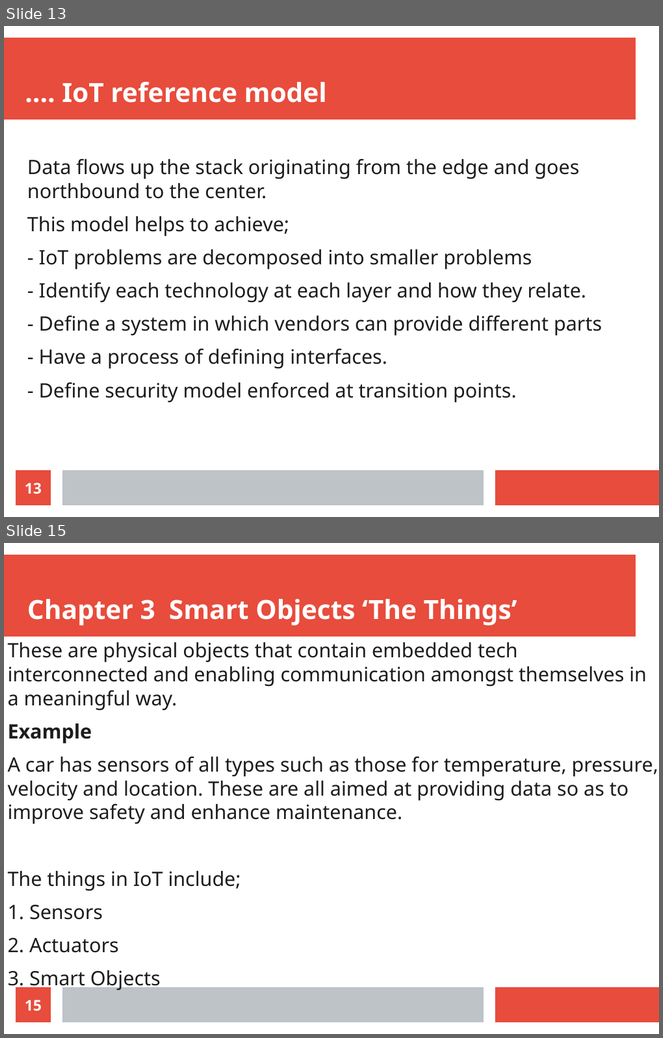
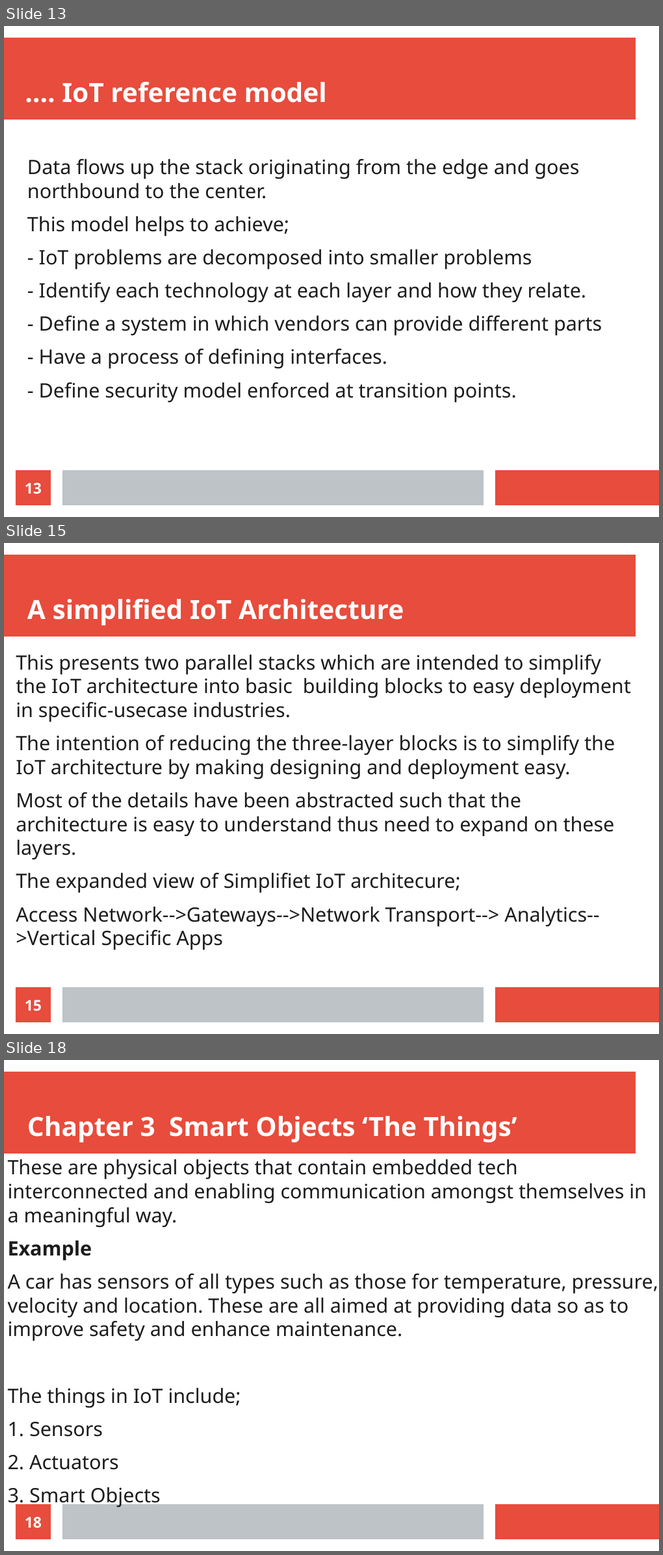
Before and after one commit to Dihfahsih1/Masters-Software-Engineering, a slide deck: yr-sem1/IoT/Chapter 2 and 3 slides.odp. Shown one above the other, each under a label of ours: slides 13 and 15 before the commit, slides 13, 15 and 18 after it; the slides between them are not shown. The pictures are 663x1038 and 663x1555 pixels, drawn with LibreOffice and Linux fonts; fonts in the diff are those of the drawing. Boxes give left, top, right and bottom in pixels: in the first picture for what was removed or moved away, otherwise in the second. Text is boxed around its words. In the diff, an @@ line names an element or a change of style, - is before the commit and + after.

```diff
--- a/yr-sem1/IoT/Chapter 2 and 3 slides.odp
+++ b/yr-sem1/IoT/Chapter 2 and 3 slides.odp
@@ slide 15 added at box(4, 543, 659, 1034), background #FFFFFF; not listed: 3 template elements that a slide beside it also shows @@
@@ title added at box(27, 599, 404, 626), 32 pt, text #FFFFFF, bold @@
+A simplified IoT Architecture
@@ text added at box(16, 654, 631, 951), 24.1 pt, text #1C1C1C @@
+This presents two parallel stacks which are intended to simplify the IoT architecture into basic building blocks to easy deployment in specific-usecase industries.
+The intention of reducing the three-layer blocks is to simplify the IoT architecture by making designing and deployment easy.
+Most of the details have been abstracted such that the architecture is easy to understand thus need to expand on these layers.
+The expanded view of Simplifiet IoT architecure;
+Access Network-->Gateways-->Network Transport--> Analytics-->Vertical Specific Apps
@@ page number added at box(16, 988, 51, 1023), fill #E74C3C, 18 pt, text #FFFFFF, bold @@
+15
@@ what was slide 15 is now slide 18 @@
@@ page number at box(25, 1517, 42, 1529): text changed @@
-15
+18
```
Also in this commit, not shown: 1 slide changed, 2 other slides added, 1 other file.
